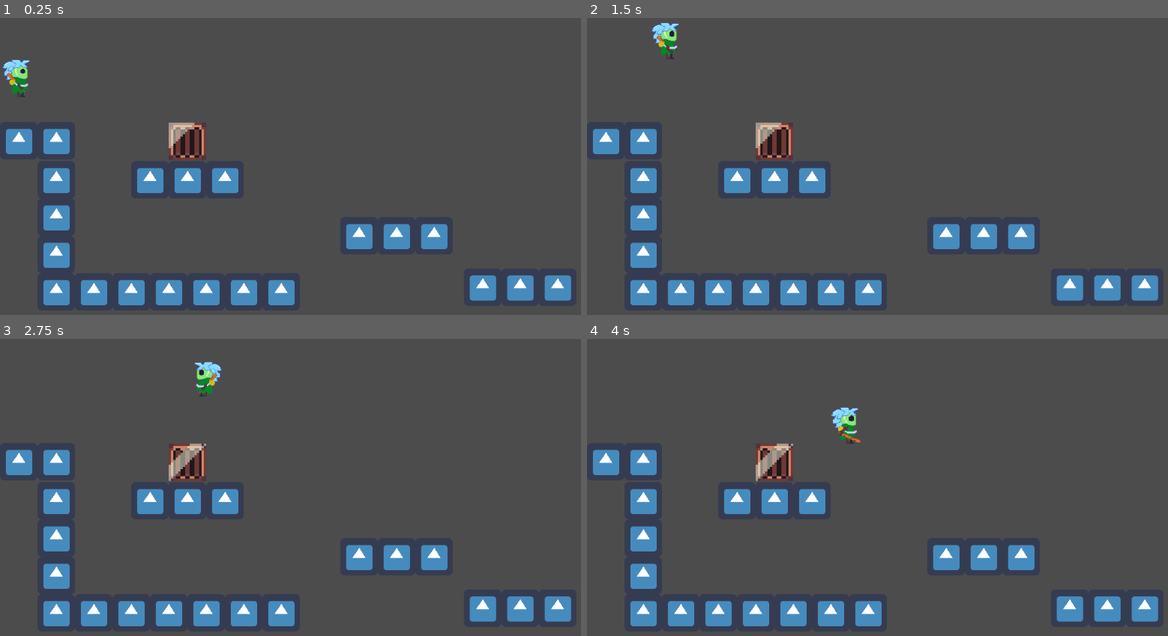
Above: before the commit, frames 1-4 (two rows, left to right).
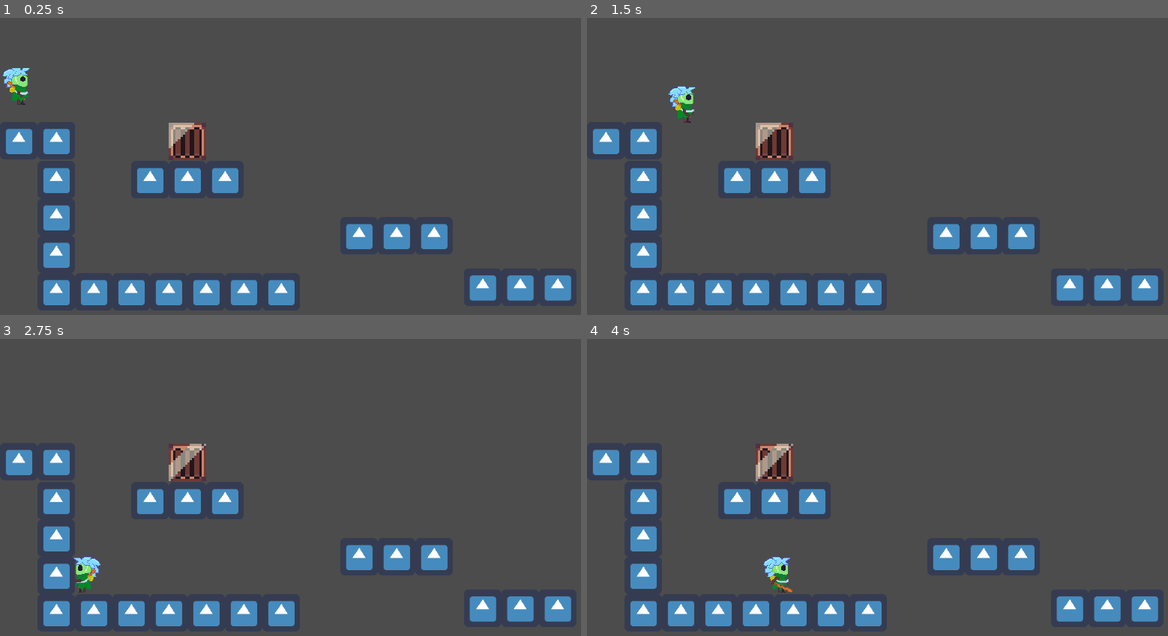
Above: after the commit, the same moments.

Repository: jaspior/bixo
Game: Godot game, scene res://Node2D.tscn
Two runs of this game, one before a commit and one after it. Both use one fixed random seed, a clock stepped at 60 frames per second and the inputs below. The engine's default icon, where the game draws it, is replaced by a stand-in: a white triangle on a blue panel in a dark square.
Inputs:
- Up to frame 1 (0.25 s): no input
- Up to frame 2 (1.5 s): hold Right (right) from 0.53 s (still down); tap Up (jump) at 0.6, 0.77, 1.07 s; tap Z (attack) at 1.35 s
- Up to frame 3 (2.75 s): tap Up (jump) at 1.52, 1.55, 1.82, 2.3 s; release Right (right) at 2.03 s; hold Left (left) from 2.03 s (still down); hold X (dash) from 2.03 s (still down)
- Up to frame 4 (4 s): release Left (left) at 2.78 s; release X (dash) at 2.78 s; hold Right (right) from 2.78 s (still down); tap Up (jump) at 2.85, 3.02, 3.32, 3.77, 3.8 s; hold Z (attack) from 3.53 s (still down)

The runs differ from the first frame. In frame 1, 0.5% of the frame differs, in the area x 0-36%, y 14-48%; in frame 2, 0.8%; in frame 3, 0.8%; in frame 4, 0.8%, in the area x 29-48%, y 22-86%.

Commit message:
changes

Diff:
--- a/Player.gd
+++ b/Player.gd
@@ -4,15 +4,15 @@
 enum states {IDLE, RUNNING, JUMP, FALLING, DASH, WALL, ATTACK}
 var state = states.IDLE
 
-var gravity := 300
-var speed := 150
-var max_speed := 300
-var friction = 0.5
+export var gravity := 700
+export var speed := 200
+export var max_speed := 350
+export var friction = 0.5
 var velocity := Vector2.ZERO
 var canJump : bool
 var combo_counter := 0
-var push := 300
-
+export var push := 300
+export var jump_speedy := 300
 
 func _ready():
 	set_animation()
@@ -132,9 +132,25 @@
 				state = states.IDLE
 
 
+####
+####  ++++ Inclusão de parâmetros para o ataque também
+#### o bixo estava deslizando de mais no meio do ataque
+
+	else:
+		if movement != 0 and state != states.DASH:
+			velocity.x += movement*max_speed*delta
+			velocity.x = clamp(velocity.x, -speed, speed)
+			$AnimatedSprite.flip_h = movement > 0
+		else:
+			velocity.x = lerp(velocity.x, 0, friction)
+
+###
+###
+###
+
 func jump():
 	if Input.is_action_just_pressed("jump") and canJump and state != states.ATTACK:
-		velocity.y -= 250
+		velocity.y -= jump_speedy
 		state = states.JUMP
 
 
@@ -147,11 +163,11 @@
 		if velocity.y > 30:
 			velocity.y = 5
 		elif Input.is_action_just_pressed("jump"):
-			velocity.y = -200
+			velocity.y = -300
 			if $AnimatedSprite.flip_h:
-				velocity.x = -100
+				velocity.x = -60
 			else:
-				velocity.x = 100
+				velocity.x = 60
 		state = states.WALL
 
 
--- a/Player.tscn
+++ b/Player.tscn
@@ -25,30 +25,6 @@
 [sub_resource type="AtlasTexture" id=8]
 atlas = ExtResource( 3 )
 region = Rect2( 96, 0, 96, 64 )
-
-[sub_resource type="AtlasTexture" id=9]
-atlas = ExtResource( 4 )
-region = Rect2( 0, 0, 96, 64 )
-
-[sub_resource type="AtlasTexture" id=10]
-atlas = ExtResource( 4 )
-region = Rect2( 96, 0, 96, 64 )
-
-[sub_resource type="AtlasTexture" id=11]
-atlas = ExtResource( 9 )
-region = Rect2( 0, 0, 96, 64 )
-
-[sub_resource type="AtlasTexture" id=12]
-atlas = ExtResource( 9 )
-region = Rect2( 96, 0, 96, 64 )
-
-[sub_resource type="AtlasTexture" id=13]
-atlas = ExtResource( 9 )
-region = Rect2( 192, 0, 96, 64 )
-
-[sub_resource type="AtlasTexture" id=14]
-atlas = ExtResource( 9 )
-region = Rect2( 288, 0, 96, 64 )
 
 [sub_resource type="AtlasTexture" id=18]
 atlas = ExtResource( 7 )
@@ -78,6 +54,14 @@
 atlas = ExtResource( 8 )
 region = Rect2( 192, 0, 96, 64 )
 
+[sub_resource type="AtlasTexture" id=9]
+atlas = ExtResource( 4 )
+region = Rect2( 0, 0, 96, 64 )
+
+[sub_resource type="AtlasTexture" id=10]
+atlas = ExtResource( 4 )
+region = Rect2( 96, 0, 96, 64 )
+
 [sub_resource type="AtlasTexture" id=5]
 atlas = ExtResource( 5 )
 region = Rect2( 0, 0, 96, 64 )
@@ -85,6 +69,22 @@
 [sub_resource type="AtlasTexture" id=6]
 atlas = ExtResource( 5 )
 region = Rect2( 96, 0, 96, 64 )
+
+[sub_resource type="AtlasTexture" id=11]
+atlas = ExtResource( 9 )
+region = Rect2( 0, 0, 96, 64 )
+
+[sub_resource type="AtlasTexture" id=12]
+atlas = ExtResource( 9 )
+region = Rect2( 96, 0, 96, 64 )
+
+[sub_resource type="AtlasTexture" id=13]
+atlas = ExtResource( 9 )
+region = Rect2( 192, 0, 96, 64 )
+
+[sub_resource type="AtlasTexture" id=14]
+atlas = ExtResource( 9 )
+region = Rect2( 288, 0, 96, 64 )
 
 [sub_resource type="SpriteFrames" id=4]
 animations = [ {
@@ -98,16 +98,6 @@
 "name": "Jump",
 "speed": 5.0
 }, {
-"frames": [ SubResource( 9 ), SubResource( 10 ) ],
-"loop": true,
-"name": "Wall",
-"speed": 5.0
-}, {
-"frames": [ SubResource( 11 ), SubResource( 12 ), SubResource( 13 ), SubResource( 14 ) ],
-"loop": false,
-"name": "Attack3",
-"speed": 10.0
-}, {
 "frames": [ SubResource( 18 ), SubResource( 19 ), SubResource( 20 ), SubResource( 21 ) ],
 "loop": false,
 "name": "Attack1",
@@ -118,14 +108,24 @@
 "name": "Attack2",
 "speed": 10.0
 }, {
-"frames": [ ExtResource( 6 ) ],
+"frames": [ SubResource( 9 ), SubResource( 10 ) ],
 "loop": true,
-"name": "Fall",
+"name": "Wall",
 "speed": 5.0
 }, {
 "frames": [ SubResource( 5 ), SubResource( 6 ) ],
 "loop": true,
 "name": "Run",
+"speed": 5.0
+}, {
+"frames": [ SubResource( 11 ), SubResource( 12 ), SubResource( 13 ), SubResource( 14 ) ],
+"loop": false,
+"name": "Attack3",
+"speed": 10.0
+}, {
+"frames": [ ExtResource( 6 ) ],
+"loop": true,
+"name": "Fall",
 "speed": 5.0
 } ]
 
--- a/project.godot
+++ b/project.godot
@@ -13,6 +13,11 @@
 config/name="WildGrub"
 run/main_scene="res://Node2D.tscn"
 config/icon="res://icon.png"
+
+[display]
+
+window/stretch/mode="2d"
+window/stretch/aspect="keep"
 
 [input]
 
